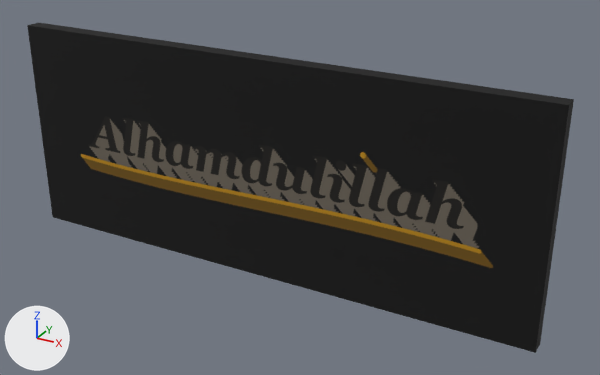
The glTF model public/ar/alhamdulillah/s.glb as it was, and as the next commit left it.
One viewpoint serves both versions: a camera (50 mm lens) standing at (0.84, -1.376, 0.66) and looking at (0.078, 0.009, -0.033). The lights are fixed; the arrows at lower left show +X, +Y and +Z. The older version comes first. Vertices at exactly the same position are counted once.

In view in the first picture: 'Alhamdulillah'.
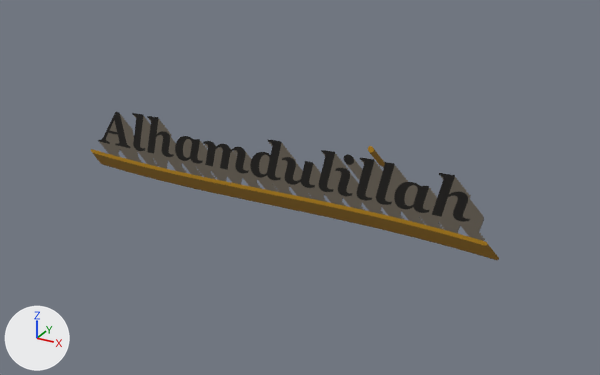
Boxes [x1, y1, x2, y2] around the edits, measured in the pictures (600 x 375 px):
'Alhamdulillah', surface changed, reshaped
    before: [27, 23, 574, 353]
    after: [91, 112, 499, 260]

The change, as a list of edits to the scene's bpy script:
```text
Change mat_artwork:
    add n3 = _N.new('ShaderNodeMath'); n3.name = 'Math'
    add n3.operation = 'SUBTRACT'
    add n3.inputs[0].default_value = 1.0  # 'Value'
    add n4 = _N.new('ShaderNodeMath'); n4.name = 'Math.001'
    add n4.operation = 'LESS_THAN'
    where n0 = _N.new('ShaderNodeBsdfPrincipled'); n0.name = 'Principled BSDF'
    where n2 = _N.new('ShaderNodeTexImage'); n2.name = 'Image Texture'
    add _L.new(n3.outputs[0], n0.inputs[4])  # 'Value' to 'Alpha'
    add _L.new(n4.outputs[0], n3.inputs[1])  # 'Value' to 'Value'
    add _L.new(n2.outputs[1], n4.inputs[0])  # 'Alpha' to 'Value'
Change me_alhamdulillah:
    used by ob_alhamdulillah; location = (0.0, 0.0, 0.0)
    verts and faces of me_alhamdulillah; kept vertices keep their numbers, new ones are numbered from 8
    before: 0 (-0.6, -0.035, -0.24) at pixel (52, 217), 1 (0.6, -0.035, -0.24) at pixel (535, 352), 2 (0.6, -0.035, 0.24) at pixel (569, 105), 3 (-0.6, -0.035, 0.24) at pixel (27, 25), 4 (0.6, 0.0, -0.24) at pixel (540, 343)
    before: 5 (-0.6, 0.0, -0.24), 6 (-0.6, 0.0, 0.24) at pixel (38, 22), 7 (0.6, 0.0, 0.24) at pixel (573, 99)
    remove me_alhamdulillah.from_pydata(...)  # 8 vertices, 12 faces; spans x -0.6..0.6, y -0.035..0.0, z -0.24..0.24
    add me_alhamdulillah.from_pydata(...)  # 4 vertices, 2 faces; spans x -0.6..0.6, y 0.0, z -0.24..0.24
    me_alhamdulillah part 1
    add delete_vertices([*range(0, 4)])  # with the faces that use them
    add delete_faces([(4, 5, 6), (4, 6, 7)])
    add faces += [(4, 7, 5), (5, 7, 6)]
```
